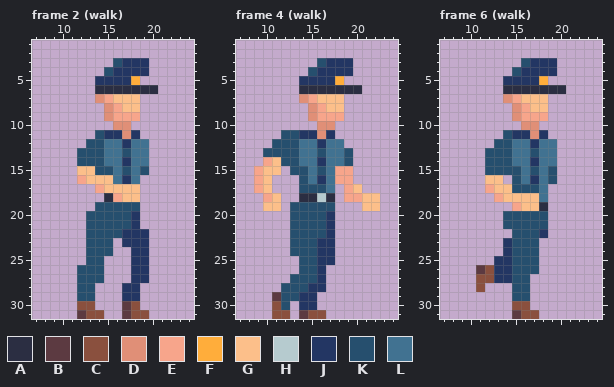
Two versions of one pixel-art file, Assets/Guards/Guard.ase. The picture above was drawn from the file before the commit.
32x32 pixels, 17 frames. Shown: frame 2 (walk): x 7..24, y 1..31; frame 4 (walk): x 7..24, y 1..31; frame 6 (walk): x 7..24, y 1..31. The commit also changed other frames, which this record leaves out.
Visible layers, top first: "Head", "Body", "Legs".
Palette (. is transparent): A #2b2e42  B #5c3a41  C #8a503e  D #e08f77  E #f7a58b  F #ffad3b  G #fcbf8a  H #b6cbcf  J #233663  K #264f6e  L #417291
Pixels before, frame 2 (walk), first column x 12:
 3 ....KJJJ.
 4 ...KJJJJ.
 5 ..JJJJF..
 6 ..AAAAAAA
 7 ..DEGGG..
 8 ...DEGG..
 9 ...DEEE..
10 ....DD...
11 ..KJJDJ..
12 .KKLLJLL.
13 KKKLLKLL.
14 KKKLLJLL.
15 GGKKLKLK.
16 EGGGLJL..
17 ..EGGGG..
18 ...AEGG..
19 ..KKKKK..
20 .KKKKKJ..
21 .KKKKKJ..
22 .KKKKJJJ.
23 .KKK.JJJ.
24 .KKK..JJ.
25 .KK...JJ.
26 KKK...JJ.
27 KKK...JJ.
28 KK...JJ..
29 KK...JJ..
30 CC...BC..
31 BCC..BCC.
Pixels before, frame 4 (walk), first column x 9:
 3 .......KJJJ...
 4 ......KJJJJ...
 5 .....JJJJF....
 6 .....AAAAAAA..
 7 .....DEGGG....
 8 ......DEGG....
 9 ......DEEE....
10 .......DD.....
11 ...KKJJDJ.....
12 ..KKKLLJLL....
13 .KKKKLLKLLK...
14 .EGKKLLJLLK...
15 EGG.KKLKLEE...
16 EG...KLJLEE...
17 EG...KKKL.EG..
18 .EG..AAHA.EEGG
19 .GG.KKKKK...GG
20 ....KKKKJ.....
21 ....KKKKJ.....
22 ....KKKKJ.....
23 ....KKKJJ.....
24 ....KKKJJ.....
25 .....KKJJ.....
26 .....KKJ......
27 ....KKKJ......
28 ...KKKJJ......
29 ..BKKJJ.......
30 ..CK.JJ.......
31 ..CC.BCC......
Pixels before, frame 6 (walk), first column x 11:
 3 .....KJJJ.
 4 ....KJJJJ.
 5 ...JJJJF..
 6 ...AAAAAAA
 7 ...DEGGG..
 8 ....DEGG..
 9 ....DEEE..
10 .....DD...
11 ...KJJDJ..
12 ..KKLLJLL.
13 .KKKLLKLL.
14 .KKKLLJLL.
15 .KKKKLKLK.
16 .GG.KLJLK.
17 .EGGKKKL..
18 ..EGGGGL..
19 ....EGGA..
20 ...KKKKK..
21 ...KKKKK..
22 ....KKKJ..
23 ...JKKK...
24 ...JKKK...
25 ..JJKKK...
26 BCJJKKK...
27 CCJJKK....
28 C...KK....
29 ....KK....
30 ....CC....
31 ....BCC...
Once edited:
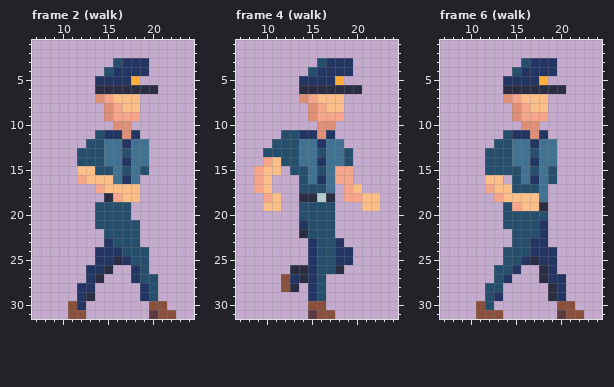
Commit: fixed guard walk cycle anim; added elite guard dummy art
Edits made:
Frame 2 (walk), layer "Legs":
y 19: x 18 K -> .
y 20: x 13 K -> .; x 18 J -> .
y 21: x 13 K -> .; x 18 J -> K
y 22: x 13..14 KK -> ..; x 17..19 JJJ -> KK.
y 23: x 13..19 KKK.JJJ -> ..JKKK.
y 24: x 13..19 KKK..JJ -> .JJJKKK
y 25: x 13..19 KK...JJ -> .JJAJKK
y 26: x 12..15 KKK. -> .JJA; x 19 J -> K
y 27: x 12..14 KKK -> .JA; x 19..20 J. -> KK
y 28: x 12..13 KK -> JJ; x 17..20 JJ.. -> ..JK
y 29: x 12..13 KK -> JA; x 17..20 JJ.. -> ..JK
y 30: x 11..13 .CC -> CJ.; x 17..18 BC -> ..; x 20..21 .. -> CC
y 31: x 11..14 .BCC -> CC..; x 17..22 BCC... -> ...BCC
Frame 4 (walk), layer "Legs":
y 19: x 13 K -> .
y 20: x 13 K -> .; x 17 J -> K
y 21: x 13..14 KK -> .J; x 17 J -> K
y 22: x 13..14 KK -> .A; x 17 J -> K
y 23: x 13..18 KKKJJ. -> ..JKKJ
y 24: x 13..19 KKKJJ.. -> ..JKKJJ
y 25: x 14..19 KKJJ.. -> .JKKJJ
y 26: x 13..18 .KKJ.. -> AAJKKA
y 27: x 12..16 .KKKJ -> CJAJK
y 28: x 12..14 KKK -> CA.; x 16 J -> K
y 29: x 11..14 BKKJ -> ....; x 16 . -> K
y 30: x 11..12 CK -> ..; x 14..16 JJ. -> .CC
y 31: x 11..12 CC -> ..; x 14..15 BC -> .B; x 17 . -> C
Frame 6 (walk), layer "Legs":
y 19: x 14 . -> K
y 21: x 18 K -> J
y 23: x 14 J -> .; x 17..18 K. -> JJ
y 24: x 14 J -> K; x 17..19 K.. -> JJJ
y 25: x 13..14 JJ -> .K; x 16..19 KK.. -> JAJJ
y 26: x 11..19 BCJJKKK.. -> ..KKJ..AJ
y 27: x 11..13 CCJ -> ..K; x 15..16 KK -> ..; x 18..20 ... -> AJJ
y 28: x 11..13 C.. -> .KK; x 15..16 KK -> ..; x 19..20 .. -> AJ
y 29: x 12..13 .. -> KJ; x 15..16 KK -> ..; x 19..20 .. -> AJ
y 30: x 11..12 .. -> CK; x 15..16 CC -> ..; x 20..21 .. -> CC
y 31: x 11..13 ... -> CCC; x 15..17 BCC -> ...; x 20..22 ... -> BCC
Changed places in both pictures, as pixel boxes (x1, y1, x2, y2):
changed: (68, 202, 176, 319)
changed: (272, 202, 353, 319)
changed: (476, 202, 584, 319)
